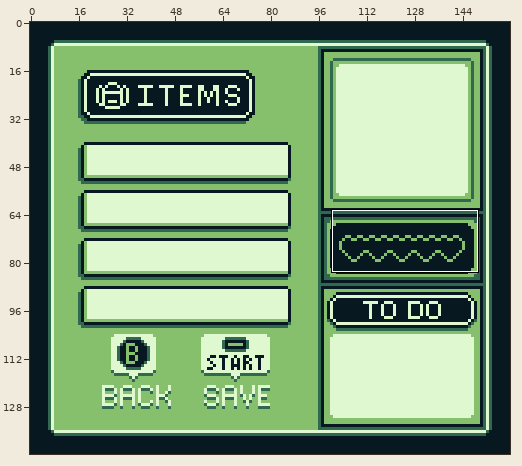
Two states of a pixel-art file, assets/backgrounds/Backpack.aseprite. The picture above shows the old version from afar; the outline marks the close-up.
Close-up. Old version:
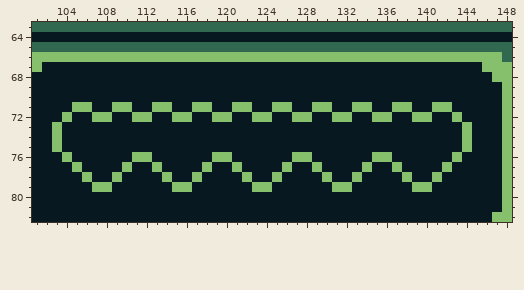
160x144 pixels, 1 frame. Shown: x 101..148, y 63..82. The commit also changed other parts of the picture, which this record leaves out.
After the commit:
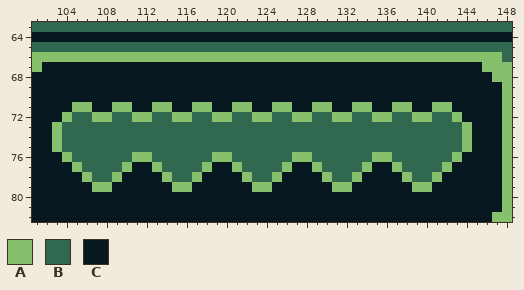
Palette (. is transparent): A #86c06c  B #306850  C #071821
The exact change:
{"where": "layer \"Layer\""}
{"y":72,"x":105,"old":"CC","new":"BB"}
{"y":72,"x":109,"old":"CC","new":"BB"}
{"y":72,"x":113,"old":"CC","new":"BB"}
{"y":72,"x":117,"old":"CC","new":"BB"}
{"y":72,"x":121,"old":"CC","new":"BB"}
{"y":72,"x":125,"old":"CC","new":"BB"}
{"y":72,"x":129,"old":"CC","new":"BB"}
{"y":72,"x":133,"old":"CC","new":"BB"}
{"y":72,"x":137,"old":"CC","new":"BB"}
{"y":72,"x":141,"old":"CC","new":"BB"}
{"y":73,"x":104,"old":"CCCCCCCCCCCCCCCCCCCCCCCCCCCCCCCCCCCCCCCC","new":"BBBBBBBBBBBBBBBBBBBBBBBBBBBBBBBBBBBBBBBB"}
{"y":74,"x":104,"old":"CCCCCCCCCCCCCCCCCCCCCCCCCCCCCCCCCCCCCCCC","new":"BBBBBBBBBBBBBBBBBBBBBBBBBBBBBBBBBBBBBBBB"}
{"y":75,"x":104,"old":"CCCCCCCCCCCCCCCCCCCCCCCCCCCCCCCCCCCCCCCC","new":"BBBBBBBBBBBBBBBBBBBBBBBBBBBBBBBBBBBBBBBB"}
{"y":76,"x":105,"old":"CCCCCC","new":"BBBBBB"}
{"y":76,"x":113,"old":"CCCCCC","new":"BBBBBB"}
{"y":76,"x":121,"old":"CCCCCC","new":"BBBBBB"}
{"y":76,"x":129,"old":"CCCCCC","new":"BBBBBB"}
{"y":76,"x":137,"old":"CCCCCC","new":"BBBBBB"}
{"y":77,"x":106,"old":"CCCC","new":"BBBB"}
{"y":77,"x":114,"old":"CCCC","new":"BBBB"}
{"y":77,"x":122,"old":"CCCC","new":"BBBB"}
{"y":77,"x":130,"old":"CCCC","new":"BBBB"}
{"y":77,"x":138,"old":"CCCC","new":"BBBB"}
{"y":78,"x":107,"old":"CC","new":"BB"}
{"y":78,"x":115,"old":"CC","new":"BB"}
{"y":78,"x":123,"old":"CC","new":"BB"}
{"y":78,"x":131,"old":"CC","new":"BB"}
{"y":78,"x":139,"old":"CC","new":"BB"}
